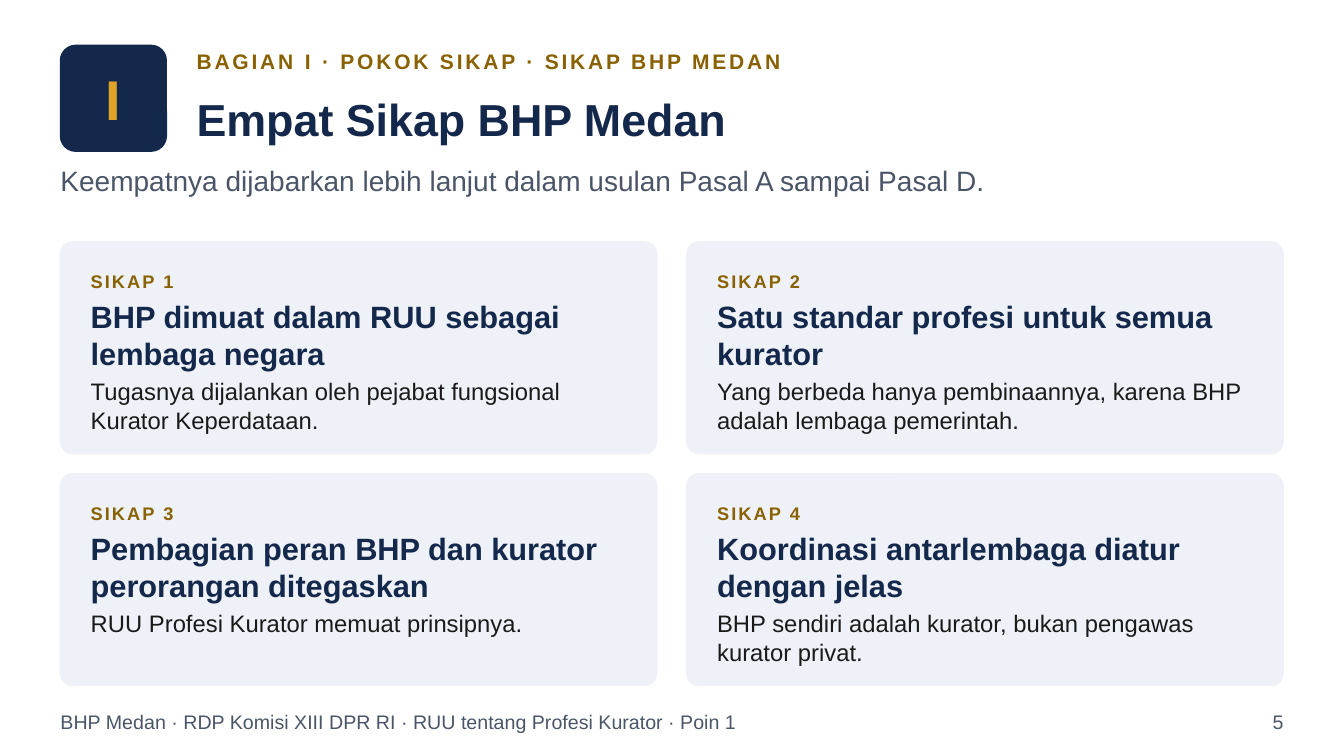
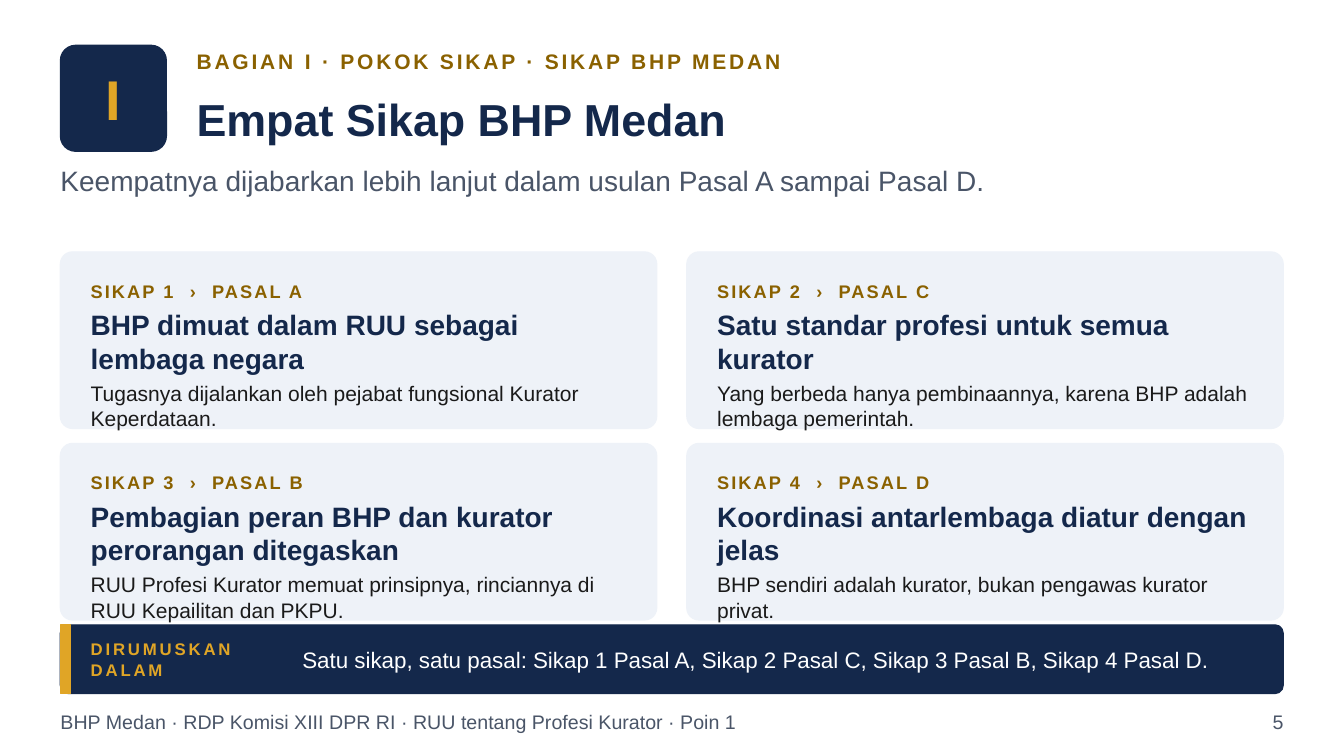
Before and after one commit to artheralawfirm-cloud/SAPAWALI, a slide deck: slide 5 of presentasi/Paparan_BHP_Medan_RUU_Profesi_Kurator.pptx. Drawn at 1344x756 pixels with LibreOffice and Linux fonts; fonts in the diff are those of the drawing. Boxes give left, top, right and bottom in pixels: in the first picture for what was removed or moved away, otherwise in the second. Text is boxed around its words. In the diff, an @@ line names an element or a change of style, - is before the commit and + after.

```diff
--- a/presentasi/Paparan_BHP_Medan_RUU_Profesi_Kurator.pptx
+++ b/presentasi/Paparan_BHP_Medan_RUU_Profesi_Kurator.pptx
@@ rounded rectangle: place and size @@
-rounded rectangle at bbox=[60, 242, 657, 454]
+rounded rectangle at bbox=[60, 252, 657, 429]
@@ rounded rectangle: place and size @@
-rounded rectangle at bbox=[688, 242, 1285, 454]
+rounded rectangle at bbox=[688, 252, 1285, 429]
@@ text "SIKAP 1 › PASAL A": place and size @@
-text "SIKAP 1 › PASAL A" at bbox=[91, 275, 560, 434]
+text "SIKAP 1 › PASAL A" at bbox=[91, 285, 579, 431]
@@ text at bbox=[163, 285, 302, 298]: text changed @@
-SIKAP 1
+SIKAP 1 › PASAL A
@@ text "SIKAP 2 › PASAL C": place and size @@
-text "SIKAP 2 › PASAL C" at bbox=[717, 275, 1241, 434]
+text "SIKAP 2 › PASAL C" at bbox=[717, 285, 1247, 431]
@@ text at bbox=[790, 285, 929, 298]: text changed @@
-SIKAP 2
+SIKAP 2 › PASAL C
@@ text at bbox=[91, 314, 579, 431]: size 22 to 20 pt in "BHP dimuat dalam RUU sebagai lembaga negara"; size 17 to 15 pt in "Tugasnya dijalankan oleh pejabat fungsional Kurator Keperdat ..." @@
@@ text at bbox=[717, 314, 1247, 431]: size 22 to 20 pt in "Satu standar profesi untuk semua kurator"; size 17 to 15 pt in "Yang berbeda hanya pembinaannya, karena BHP adalah ..." @@
@@ rounded rectangle: place and size @@
-rounded rectangle at bbox=[60, 474, 657, 686]
+rounded rectangle at bbox=[60, 444, 657, 620]
@@ proportions changed in 4 elements at bbox=[60, 252, 657, 429], bbox=[688, 252, 1285, 429], bbox=[60, 444, 657, 620], bbox=[688, 444, 1285, 620] @@
@@ rounded rectangle: place and size @@
-rounded rectangle at bbox=[688, 474, 1285, 686]
+rounded rectangle at bbox=[688, 444, 1285, 620]
@@ text "SIKAP 3 › PASAL B": place and size @@
-text "SIKAP 3 › PASAL B" at bbox=[91, 507, 597, 637]
+text "SIKAP 3 › PASAL B" at bbox=[91, 475, 594, 622]
@@ text at bbox=[163, 475, 303, 493]: text changed @@
-SIKAP 3
+SIKAP 3 › PASAL B
@@ text "SIKAP 4 › PASAL D": place and size @@
-text "SIKAP 4 › PASAL D" at bbox=[717, 507, 1194, 666]
+text "SIKAP 4 › PASAL D" at bbox=[717, 476, 1247, 622]
@@ text at bbox=[790, 476, 929, 489]: text changed @@
-SIKAP 4
+SIKAP 4 › PASAL D
@@ text at bbox=[91, 506, 553, 565]: size 22 to 20 pt in "Pembagian peran BHP dan kurator perorangan ditegaskan" @@
@@ text at bbox=[717, 506, 1247, 622]: size 22 to 20 pt in "Koordinasi antarlembaga diatur dengan jelas"; size 17 to 15 pt in "BHP sendiri adalah kurator, bukan pengawas kurator ..." @@
@@ text at bbox=[91, 576, 594, 622]: text changed; size 17 to 15 pt @@
-RUU Profesi Kurator memuat prinsipnya.
+RUU Profesi Kurator memuat prinsipnya, rinciannya di RUU Kepailitan dan PKPU.
@@ rounded rectangle added at bbox=[60, 625, 1284, 694], fill #14284B, outline #14284B 1 pt @@
@@ rectangle added at bbox=[60, 625, 71, 694], fill #E0A526, outline #E0A526 1 pt @@
@@ text added at bbox=[91, 643, 231, 676], 12 pt, text #E0A526, bold @@
+DIRUMUSKAN DALAM
@@ text added at bbox=[302, 651, 1208, 673], 16 pt, text #FFFFFF @@
+Satu sikap, satu pasal: Sikap 1 Pasal A, Sikap 2 Pasal C, Sikap 3 Pasal B, Sikap 4 Pasal D.
```
Also in this commit, not shown: 24 other slides changed, 2 slides added, 6 other files.
